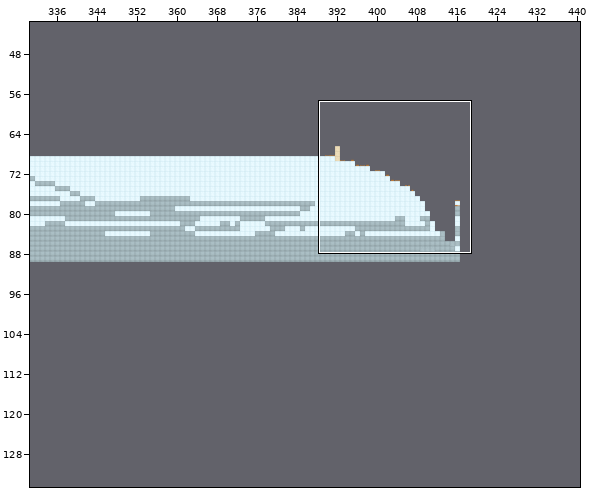
Two states of a Tiled map (JSON), Lab 12 - Final Lab/Map_final_game.tmj. The picture above shows the old version from afar; the outline marks the close-up.
Close-up. First the earlier version:
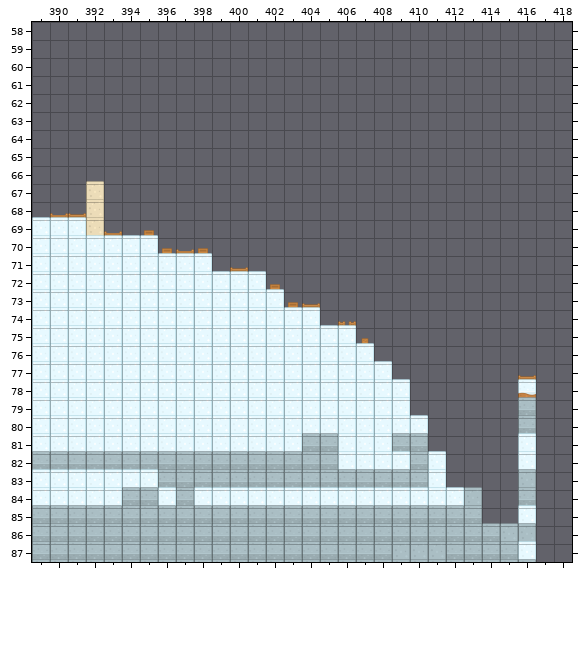
Cells are 64x64 px. Shown: x 389..418, y 58..87. The commit also changed other parts of the map, which this record leaves out.
New version:
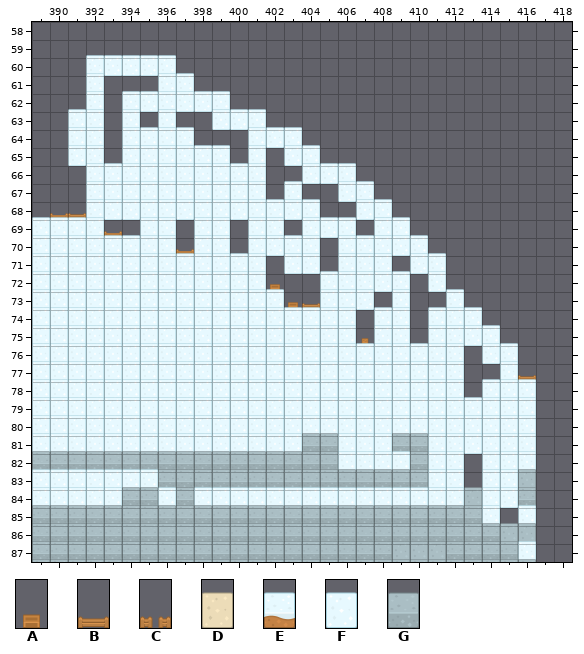
Key: from "Walls_and_blocks": A 202 "box_wide", B 220 "fence_double", C 221 "fence_doubleGate", D 277 "tileSand_slope", E 282 "tileSnow", F 283 "tileSnow_slope", G 288 "tileStone".
_ is an empty cell.
The edit:
Layer "Walls_and_blocks":
y 60: x 392..396 _____ -> FFFFF
y 61: x 392 _ -> F; x 396..397 __ -> FF
y 62: x 392 _ -> F; x 394..399 ______ -> FFFFFF
y 63: x 391..392 __ -> FF; x 394 _ -> F; x 396 _ -> F; x 399..401 ___ -> FFF
y 64: x 391..392 __ -> FF; x 394..397 ____ -> FFFF; x 401..403 ___ -> FFF
y 65: x 391..392 __ -> FF; x 394..399 ______ -> FFFFFF; x 401 _ -> F; x 403..404 __ -> FF
y 66: x 392..401 __________ -> FFFFFFFFFF; x 404..406 ___ -> FFF
y 67: x 392..401 D_________ -> FFFFFFFFFF; x 403 _ -> F; x 406..407 __ -> FF
y 68: x 392..404 D____________ -> FFFFFFFFFFFFF; x 407..408 __ -> FF
y 69: x 392 D -> F; x 395..396 A_ -> FF; x 398..399 __ -> FF; x 401..402 __ -> FF; x 404..406 ___ -> FFF; x 408..409 __ -> FF
y 70: x 396 A -> F; x 398..399 A_ -> FF; x 401..404 ____ -> FFFF; x 406..410 _____ -> FFFFF
y 71: x 399..401 _B_ -> FFF; x 403..404 __ -> FF; x 406..408 ___ -> FFF; x 410..411 __ -> FF
y 72: x 405..409 _____ -> FFFFF; x 411 _ -> F
y 73: x 405..407 ___ -> FFF; x 409 _ -> F; x 412 _ -> F
y 74: x 405..406 _C -> FF; x 408..409 __ -> FF; x 411..413 ___ -> FFF
y 75: x 408..409 __ -> FF; x 411..414 ____ -> FFFF
y 76: x 408..412 _____ -> FFFFF; x 414..415 __ -> FF
y 77: x 409..412 ____ -> FFFF; x 415 _ -> F
y 78: x 410..412 ___ -> FFF; x 414..416 __E -> FFF
y 79: x 410..416 ______G -> FFFFFFF
y 80: x 411..416 _____G -> FFFFFF
y 81: x 411..415 _____ -> FFFFF
y 82..83: x 412 _ -> F; x 414..415 __ -> FF
y 84: x 414..415 __ -> FF
y 85: x 414 _ -> F
Pixel boxes of the changes (left, top, right, bottom) in both close-ups:
changed: (68, 55, 536, 524)
